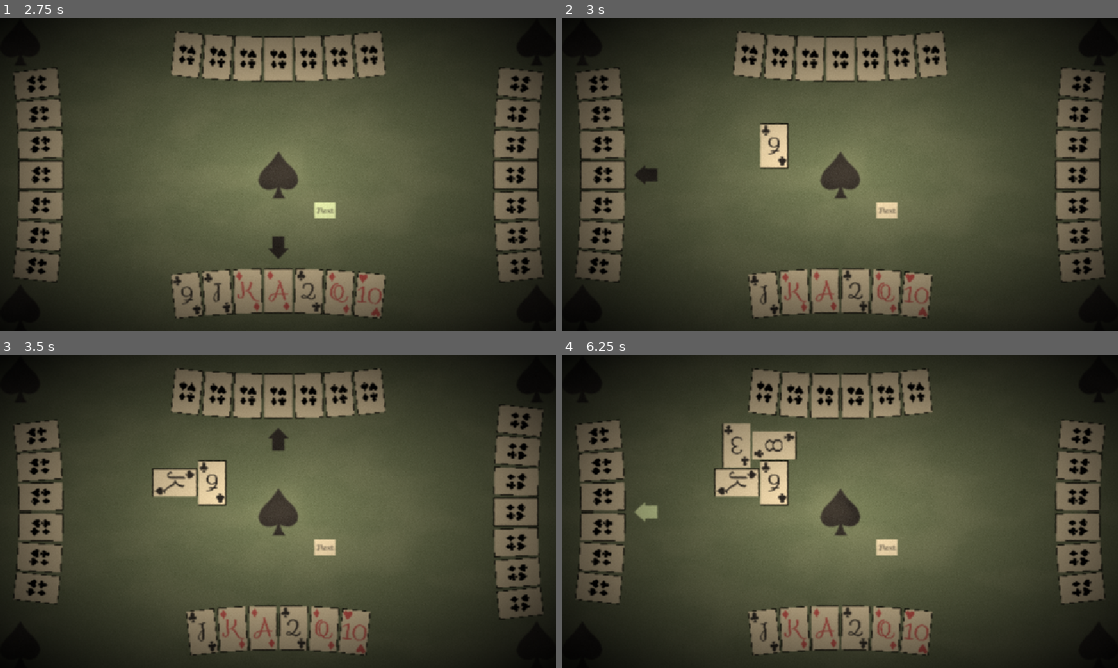
Above: before the commit, frames 1-4 (two rows, left to right).
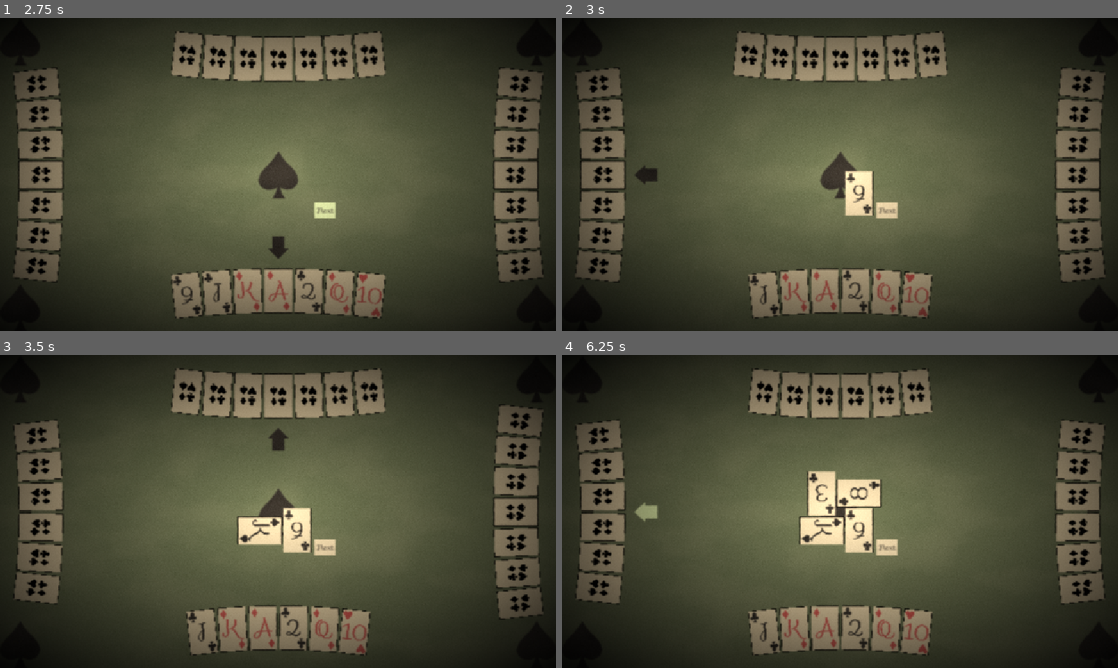
Above: after the commit, the same moments.

Repository: CMurtagh-LGTM/brackeys25.2
Game: Godot game, scene res://Main.tscn
Same seed, same stepped clock (60 frames per second), same inputs: the game is played once before the commit and once after it.
Inputs (mouse positions are in pixels of both pictures, inside the frame that each line leads up to):
- Up to frame 1 (2.75 s): click "Next" at 0.5 s; click "Next" at 1.25 s; click "Next" at 2 s
- Up to frame 2 (3 s): tap Enter at 2.75 s; move the mouse to (751, 293) at 2.77 s; click (751, 293) at 2.92 s
- Up to frame 3 (3.5 s): no input
- Up to frame 4 (6.25 s): move the mouse to (773, 483) at 3.52 s; click (773, 483) at 3.67 s; tap Space at 4.25 s; move the mouse to (734, 483) at 4.27 s; click (734, 483) at 4.42 s; tap Enter at 5 s; move the mouse to (734, 445) at 5.02 s; click (734, 445) at 5.17 s; move the mouse to (773, 445) at 5.77 s; click (773, 445) at 5.92 s

Frame 1 is identical in both runs. In frame 2, 1.5% of the frame differs, in the area x 35-57%, y 33-64%; in frame 3, 2.9%; in frame 4, 5.7%, in the area x 27-58%, y 21-64%.

Commit message:
fix card disapearence regression

Diff:
--- a/GameManager/GameManager.gd
+++ b/GameManager/GameManager.gd
@@ -35,7 +35,7 @@
 	add_child(_deck)
 
 	_trick = _trick_scene.instantiate()
-	_trick.position = get_viewport().size/2
+	_trick.position = Globals.viewport_size/2
 	add_child(_trick)
 
 	for compass: Hand.Compass in Globals.hand_compasses:
